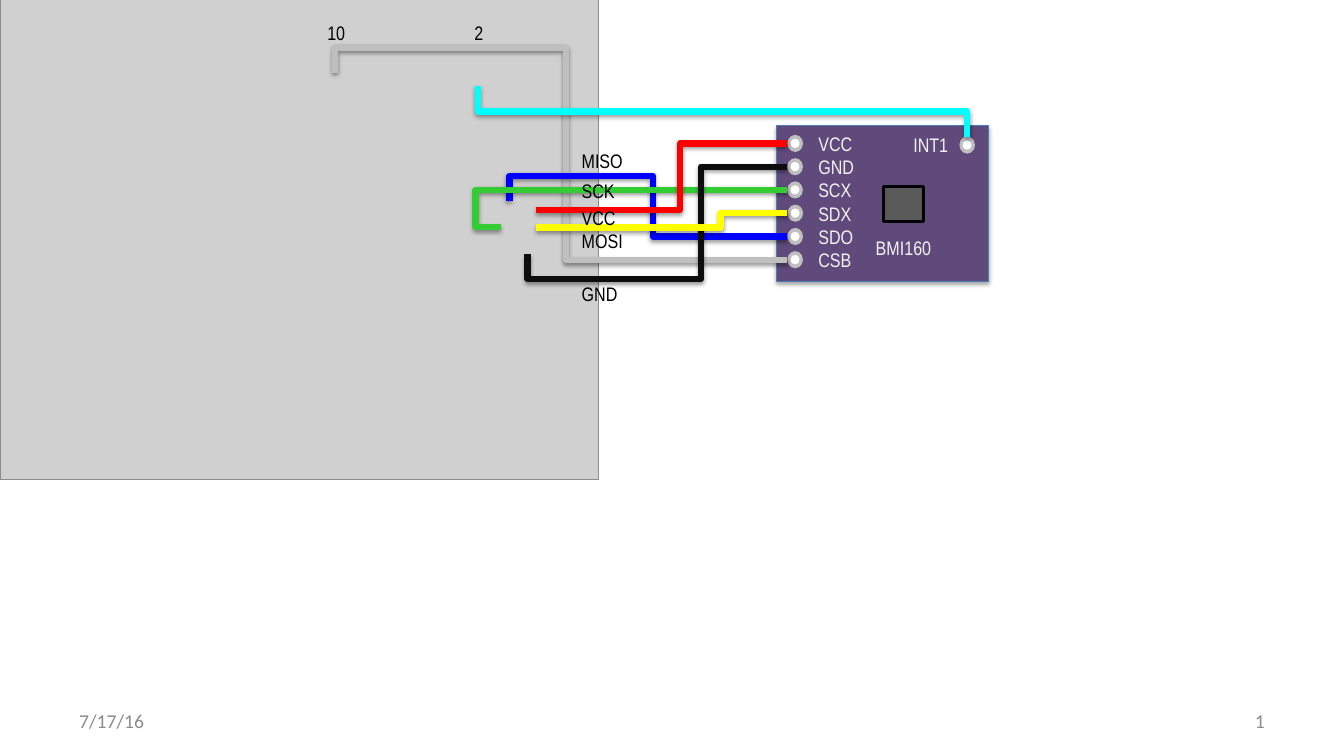
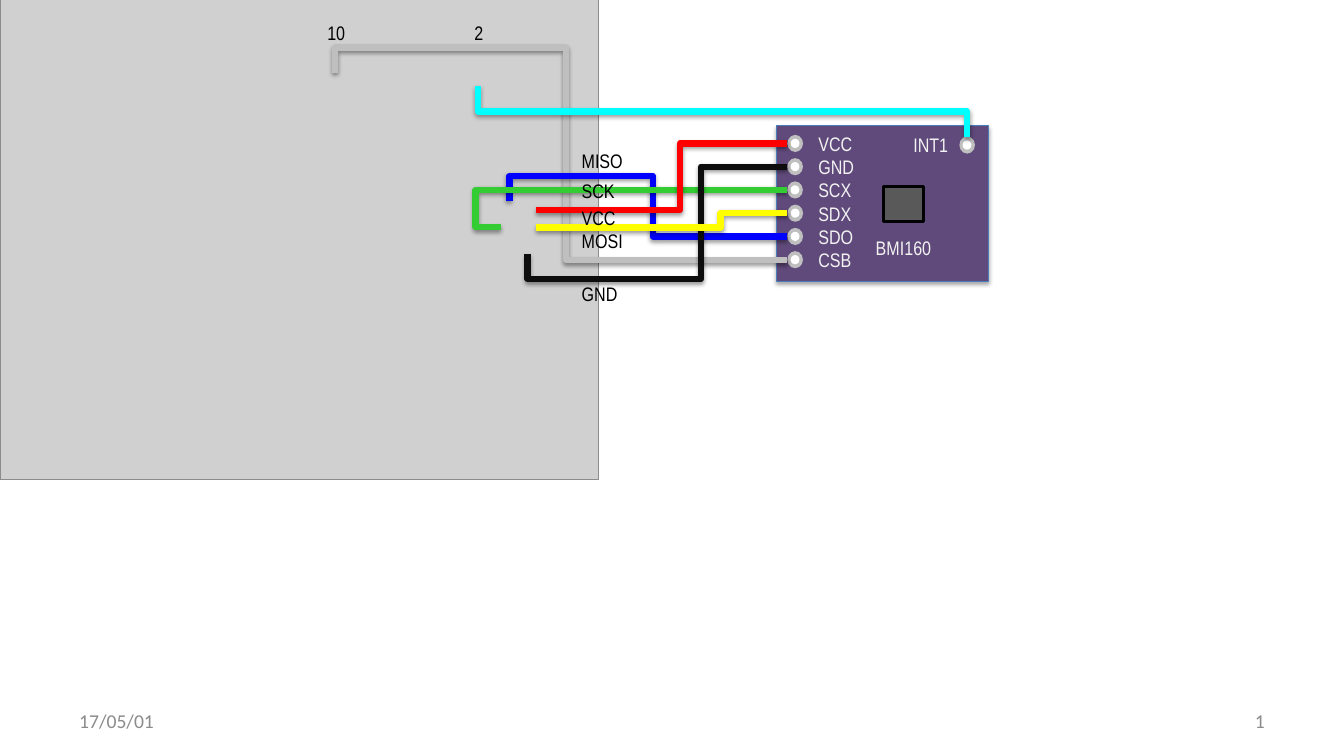
Before and after one commit to hanyazou/BMI160-Arduino, a slide deck: slide 1 of files/circuit.pptx. Drawn at 1344x756 pixels with LibreOffice and Linux fonts; fonts in the diff are those of the drawing; grey boxes stand for pictures. Boxes give left, top, right and bottom in pixels: in the first picture for what was removed or moved away, otherwise in the second. Text is boxed around its words. In the diff, an @@ line names an element or a change of style, - is before the commit and + after.

```diff
--- a/files/circuit.pptx
+++ b/files/circuit.pptx
@@ text at [79,714,154,729]: text changed @@
-7/17/16
+17/05/01
```
Also in this commit, not shown: 1 other slide changed, 2 slides added, 2 other files.
